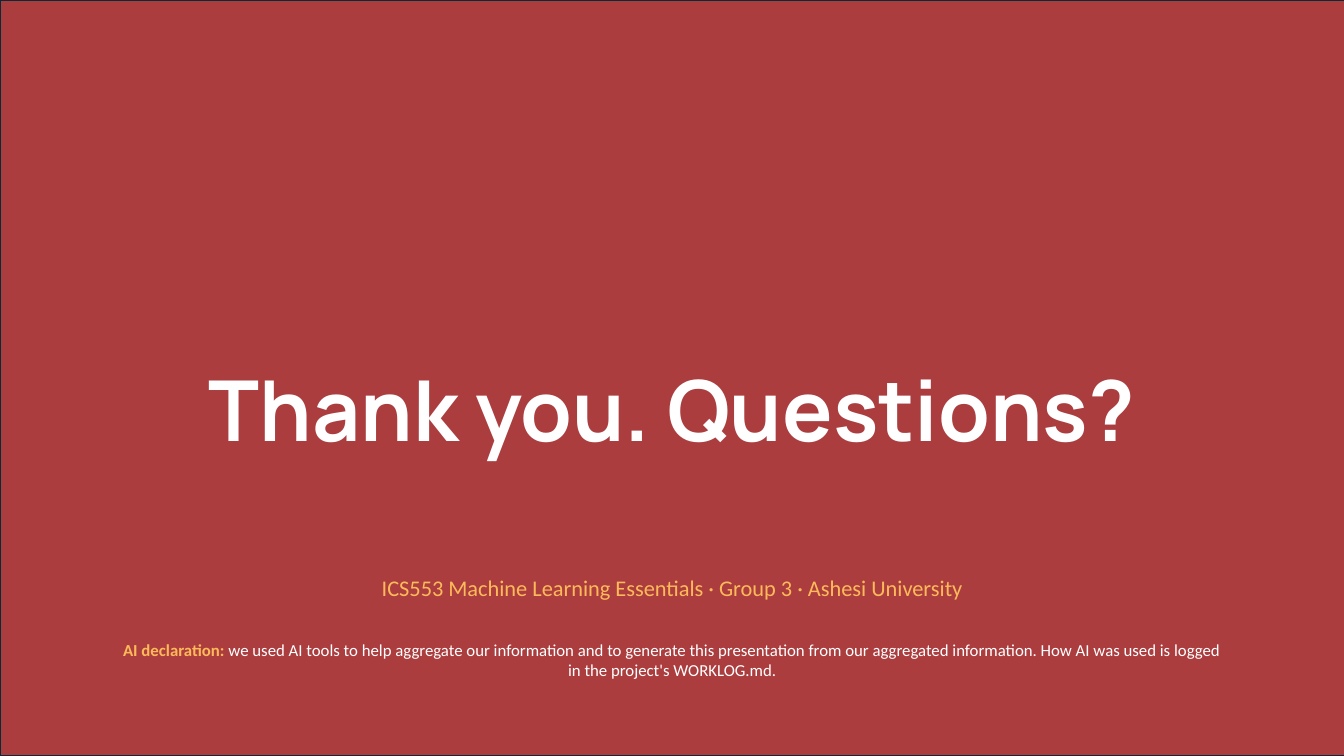
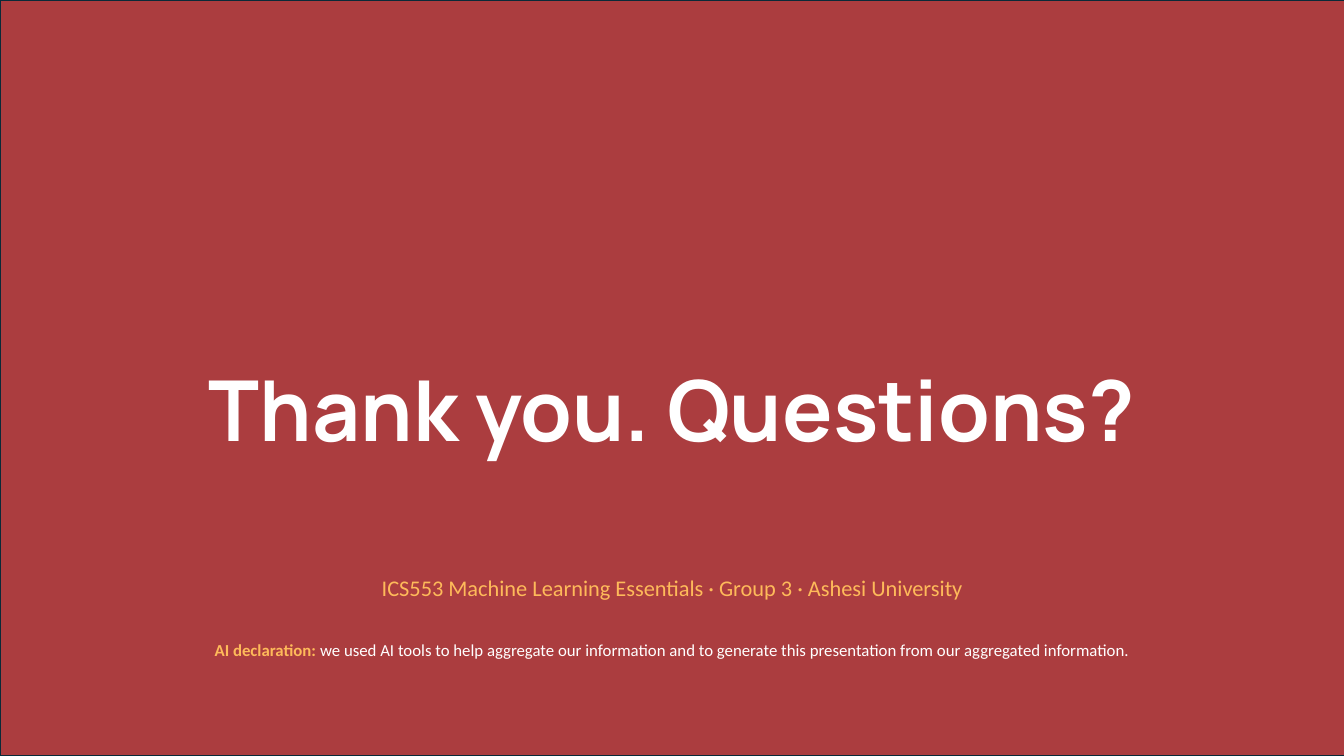
Before and after one commit to ASU-MICS-2028/mle-group-3-prosit-1, a slide deck: slide 16 of reports/ITN_Allocation_Ashesi.pptx. Drawn at 1344x756 pixels with LibreOffice and Linux fonts; fonts in the diff are those of the drawing; background and template pictures are left out. Boxes give left, top, right and bottom in pixels: in the first picture for what was removed or moved away, otherwise in the second. Text is boxed around its words. In the diff, an @@ line names an element or a change of style, - is before the commit and + after.

Commit message:
fix(presentation): keep Eric's PowerPoint edits to slides 8 and 16
Slide 8 reads neighbors and adds a comma; slide 16's AI declaration no longer points to WORKLOG.md. The builder now produces the same text as the saved deck.

```diff
--- a/reports/ITN_Allocation_Ashesi.pptx
+++ b/reports/ITN_Allocation_Ashesi.pptx
@@ text at <box>215,644,1129,659</box>: text changed @@
-AI declaration: we used AI tools to help aggregate our information and to generate this presentation from our aggregated information. How AI was used is logged in the project's WORKLOG.md.
+AI declaration: we used AI tools to help aggregate our information and to generate this presentation from our aggregated information.
```
Also in this commit, not shown: 3 other slides changed, 2 other files.
